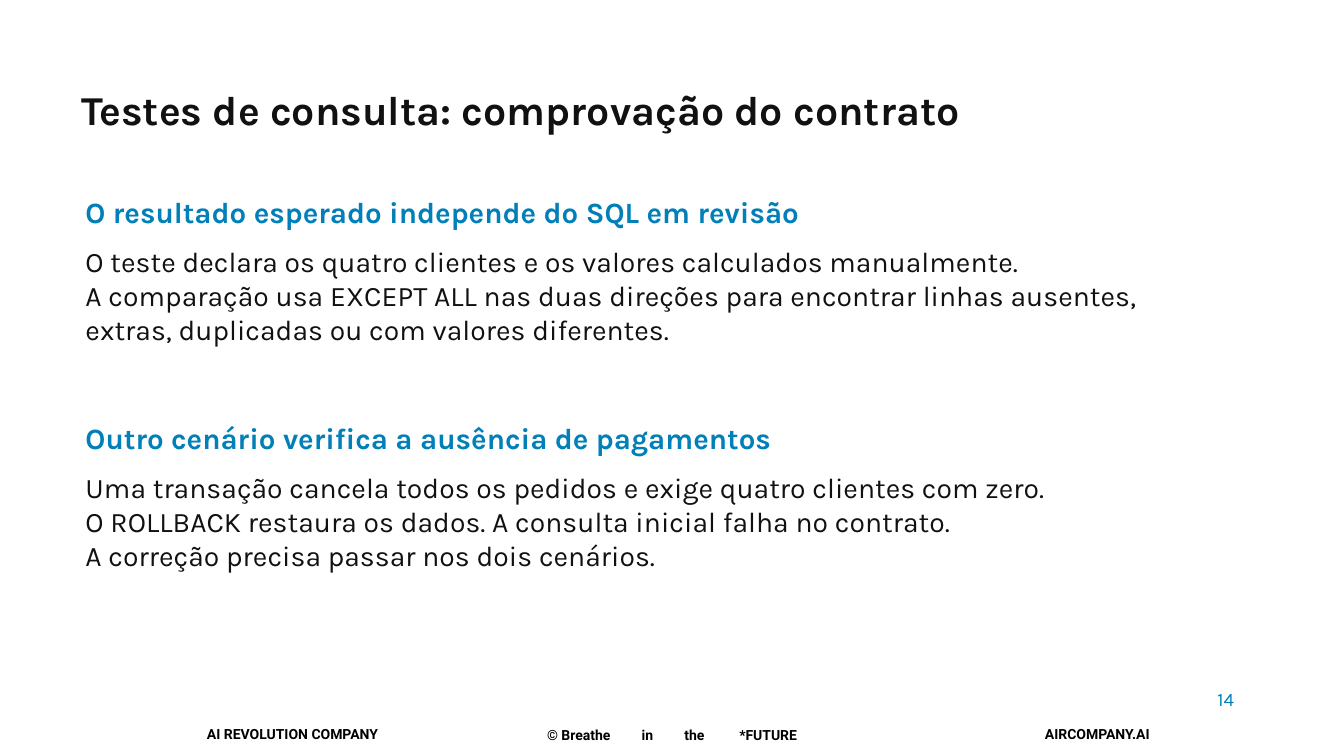
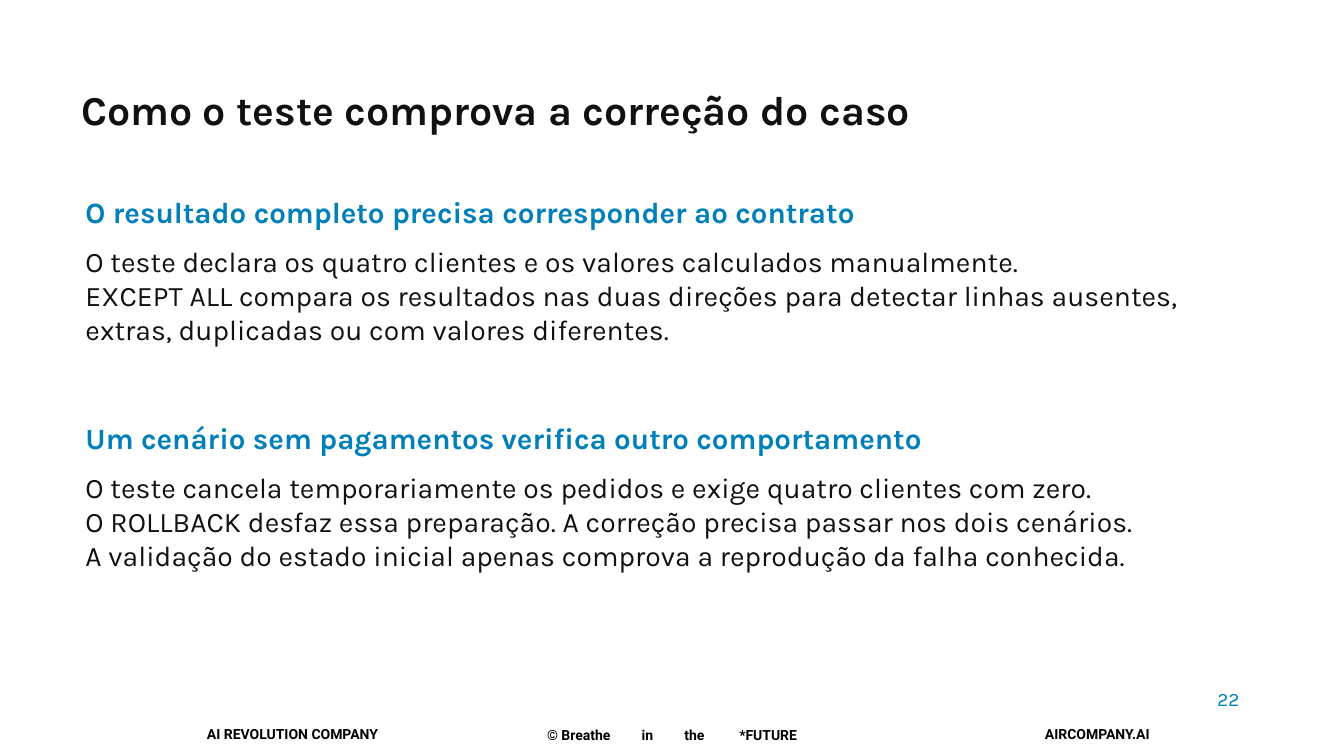
Before and after one commit to pedropalmieri/workshop4-pr-sql-ia, a slide deck: slide 22 of materiais/Workshop4-19nov2026.pptx (slide 14 before the commit). Drawn at 1344x756 pixels with LibreOffice and Linux fonts; fonts in the diff are those of the drawing; background and template pictures are left out. Boxes give left, top, right and bottom in pixels: in the first picture for what was removed or moved away, otherwise in the second. Text is boxed around its words. In the diff, an @@ line names an element or a change of style, - is before the commit and + after.

Commit message:
Explica fundamentos antes do caso e documenta consultas e decisões da automação

```diff
--- a/materiais/Workshop4-19nov2026.pptx
+++ b/materiais/Workshop4-19nov2026.pptx
@@ text at [81,95,910,135]: text changed @@
-Testes de consulta: comprovação do contrato
+Como o teste comprova a correção do caso
@@ text at [85,202,854,230]: text changed @@
-O resultado esperado independe do SQL em revisão
+O resultado completo precisa corresponder ao contrato
@@ text at [85,286,1177,313]: text changed @@
-A comparação usa EXCEPT ALL nas duas direções para encontrar linhas ausentes,
+EXCEPT ALL compara os resultados nas duas direções para detectar linhas ausentes,
@@ text at [85,426,921,456]: text changed @@
-Outro cenário verifica a ausência de pagamentos
+Um cenário sem pagamentos verifica outro comportamento
@@ text at [85,478,1132,573]: text changed @@
-Uma transação cancela todos os pedidos e exige quatro clientes com zero.
-O ROLLBACK restaura os dados. A consulta inicial falha no contrato.
-A correção precisa passar nos dois cenários.
+O teste cancela temporariamente os pedidos e exige quatro clientes com zero.
+O ROLLBACK desfaz essa preparação. A correção precisa passar nos dois cenários.
+A validação do estado inicial apenas comprova a reprodução da falha conhecida.
@@ text at [1217,694,1239,706]: text changed @@
-14
+22
```
Also in this commit, not shown: 16 other slides changed, 7 slides added, 6 slides removed, 4 other files.
